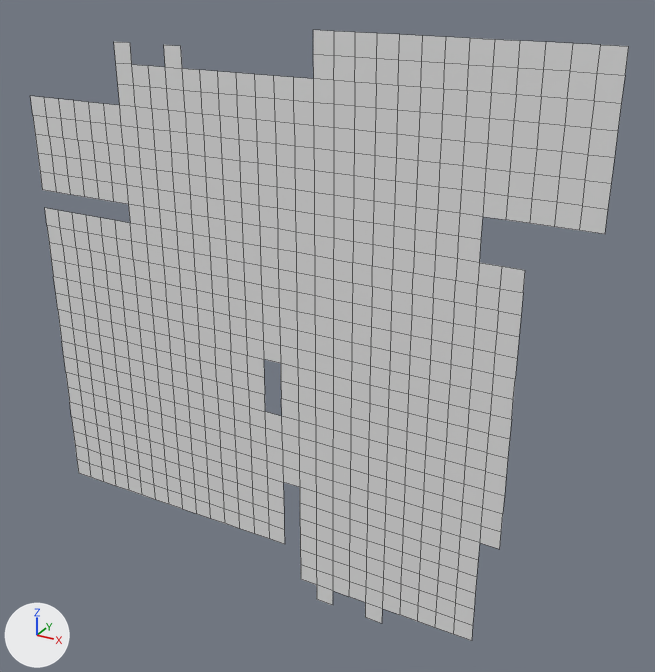
One commit to the OBJ model Assets/Tilemaps/Tiled2Unity/Meshes/Cabin Tilemap.obj: the scene before it, then after it.
The view is the same before and after, from a 50 mm camera at (-13.4, -35.8, 1.6) aimed at (-33.8, 1.3, -17.0). Every picture has the same lights, and +X, +Y and +Z are marked at lower left. Mesh edges are drawn as thin lines. Where no turn or scale is listed for an object, it has been applied to the vertices.

Names of what the first picture shows: 'Cabin Tilemap'.
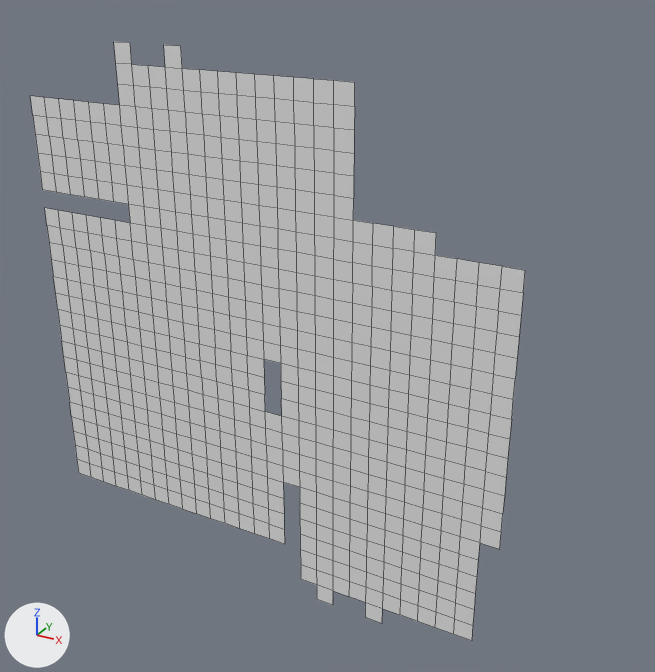
The change, as JSON lines over the scene's bpy script:
```json
{"block": "me_cabin_tilemap", "where": "# used by ob_cabin_tilemap; location = (0.0, 0.0, 0.0)"}
{"op": "remove", "block": "me_cabin_tilemap", "code": "me_cabin_tilemap.from_pydata(...)  # 786 vertices, 707 faces; spans x -51.2..-20.5, y 0.0, z -32.8..-2.0"}
{"op": "add", "block": "me_cabin_tilemap", "code": "me_cabin_tilemap.from_pydata(...)  # 690 vertices, 618 faces; spans x -51.2..-23.6, y 0.0, z -32.8..-3.1"}
{"block": "me_cabin_tilemap", "change": "me_cabin_tilemap part 1"}
{"block": "me_cabin_tilemap", "change": "96 vertices are removed from x -33.8..-20.5, y 0.0, z -10.2..-2.0"}
{"block": "me_cabin_tilemap", "change": "89 faces are deleted"}
```

Pixel boxes (x1, y1, x2, y2) of what changed, in the pictures (655 x 672 px):
```json
{"object": "Cabin Tilemap", "change": "reshaped", "before": [30, 30, 629, 641], "after": [30, 42, 525, 641], "on screen": "17% narrower"}
{"part": 1, "of": "me_cabin_tilemap", "change": "deleted", "before": [313, 30, 629, 262]}
```
